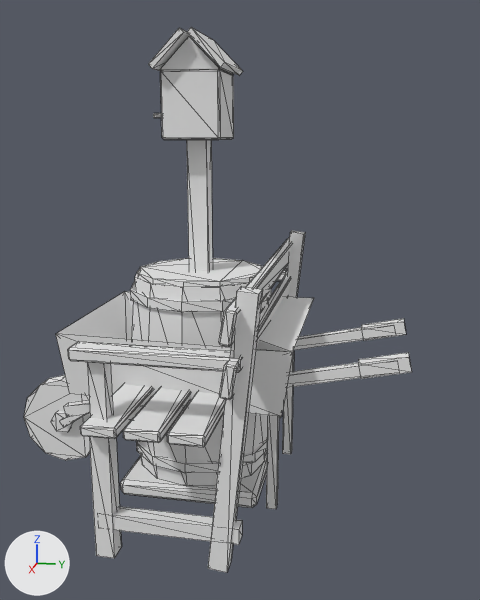
Before and after pictures for a commit that changed the glTF model story-mode/assets/art/yard/props_set1.glb.
Rendered twice from a camera (50 mm lens) standing at (2.292, 0.602, 1.26) and looking at (0.013, 0.147, 0.69). Arrows for +X, +Y and +Z are at lower left; the lights stay in place. The older version comes first. Mesh edges are drawn as thin lines. Where no turn or scale is listed for an object, it has been applied to the vertices. Vertices at exactly the same position are counted once.

Names of what the first picture shows: 'birdhouse', 'garden_bench', 'rain_barrel', 'wheelbarrow'.
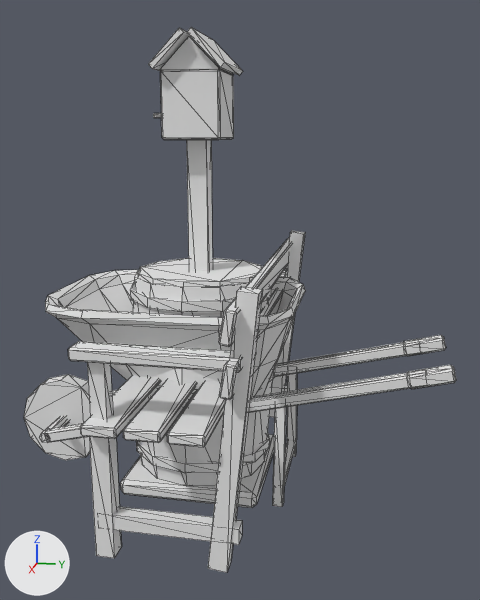
Commit message: feat(art): load yard prop set 1 in the scene; rebuild wheelbarrow

Diff of the bpy script that builds the scene:
```diff
--- a/story-mode/assets/art/yard/props_set1.glb.py
+++ b/story-mode/assets/art/yard/props_set1.glb.py
@@ me_wheelbarrow @@
 # used by ob_wheelbarrow; location = (0.0, 0.007, 0.31); scale = (0.737, 0.737, 0.737)
-me_wheelbarrow.from_pydata(...)  # 123 vertices, 198 faces; spans x -0.49..0.49, y -1.0..1.0, z -0.42..0.42
+me_wheelbarrow.from_pydata(...)  # 280 vertices, 508 faces; spans x -0.44..0.44, y -1.0..1.0, z -0.44..0.44
+# me_wheelbarrow part 1: the loose piece of 8 vertices spanning x -0.31..-0.26, y 0.37..0.42, z -0.42..0.2 is turned 4 degrees about the y axis through its middle and scaled by 0.782, then moved by (0.06, -0.1, -0.09)
+# me_wheelbarrow part 2: the loose piece of 8 vertices spanning x 0.26..0.31, y 0.37..0.42, z -0.42..0.2 is turned -4 degrees about the y axis through its middle and scaled by 0.782, then moved by (-0.06, -0.1, -0.09)
+# me_wheelbarrow part 3: a new loose piece, a box spanning x -0.247..0.247, y 0.28..0.317, z -0.386..-0.349, in mat_props_set1_baked (white #e7e7e7)
+# me_wheelbarrow part 4: a new loose piece, a 12-sided cylinder along x spanning x -0.043..0.043, y -1.0..-0.579, z -0.442..-0.021, in mat_props_set1_baked (white #e7e7e7)
+# me_wheelbarrow part 5: a new loose piece, a 6-sided cylinder along x spanning x -0.235..0.235, y -0.817..-0.763, z -0.255..-0.208, in mat_props_set1_baked (white #e7e7e7)
+# me_wheelbarrow part 6: the loose piece of 11 vertices spanning x -0.49..0.49, y -0.58..0.51, z 0.07..0.42 is rebuilt with 96 vertices and now spans x -0.44..0.44, y -0.74..0.35, z 0.0..0.44
+# me_wheelbarrow part 7: a new loose piece of 24 vertices spanning x -0.23..-0.19, y -0.79..0.9, z -0.26..0.2, in mat_props_set1_baked (white #e7e7e7)
+# me_wheelbarrow part 8: a new loose piece of 24 vertices spanning x -0.24..-0.18, y 0.81..1.0, z 0.13..0.23, in mat_props_set1_baked (white #e7e7e7)
+# me_wheelbarrow part 9: a new loose piece of 24 vertices spanning x 0.19..0.23, y -0.79..0.9, z -0.26..0.2, in mat_props_set1_baked (white #e7e7e7)
+# me_wheelbarrow part 10: a new loose piece of 24 vertices spanning x 0.18..0.24, y 0.81..1.0, z 0.13..0.23, in mat_props_set1_baked (white #e7e7e7)
+# me_wheelbarrow part 11: 6 loose pieces with 68 vertices, spanning x -0.32..0.32, y -1.0..1.0, z -0.42..0.38, are deleted
+# me_wheelbarrow part 12
+# 8 vertices are removed from x -0.31..-0.26, y -0.63..0.95, z -0.04..0.35
+# 12 faces are deleted
+# me_wheelbarrow part 13
+# 8 vertices are removed from x 0.26..0.31, y -0.63..0.95, z -0.04..0.35
+# 12 faces are deleted
+# other edits to the shape of me_wheelbarrow do not show in these pictures
 me_wheelbarrow.materials.append(mat_props_set1_baked)
@@ ob_wheelbarrow @@
 ob_wheelbarrow = bpy.data.objects.new('wheelbarrow', me_wheelbarrow)
-ob_wheelbarrow.location = (0.0, 0.007, 0.31)
-ob_wheelbarrow.scale = (0.737, 0.737, 0.737)
+ob_wheelbarrow.location = (0.0, 0.078, 0.357)
+ob_wheelbarrow.scale = (0.808, 0.808, 0.808)
```

Location of each change, (x1, y1, x2, y2) in pixels of the pictures (480 x 600 px; the box of a moved part takes in the faces that stretch with it):
'wheelbarrow', reshaped, moved, rescaled (11% wider, 9% taller)
    before: (24, 292, 412, 509)
    after: (24, 270, 456, 507)
part 1 of me_wheelbarrow, moved or reshaped
    before: (282, 350, 294, 454)
    after: (287, 367, 297, 457)
part 2 of me_wheelbarrow, moved or reshaped
    before: (266, 415, 279, 509)
    after: (273, 407, 286, 507)
part 3 of me_wheelbarrow, added
    after: (284, 440, 295, 486)
part 4 of me_wheelbarrow, added
    after: (24, 374, 90, 460)
part 5 of me_wheelbarrow, added
    after: (39, 416, 68, 443)
part 6 of me_wheelbarrow, rebuilt
    before: (56, 292, 314, 417)
    after: (45, 270, 306, 398)
part 7 of me_wheelbarrow, added
    after: (112, 342, 406, 395)
part 8 of me_wheelbarrow, added
    after: (404, 335, 446, 356)
part 9 of me_wheelbarrow, added
    after: (45, 372, 410, 442)
part 10 of me_wheelbarrow, added
    after: (408, 365, 456, 389)
part 11 of me_wheelbarrow, deleted
    before: (24, 318, 412, 460)
part 12 of me_wheelbarrow, deleted
    before: (294, 327, 363, 350)
part 13 of me_wheelbarrow, deleted
    before: (63, 362, 361, 417)
